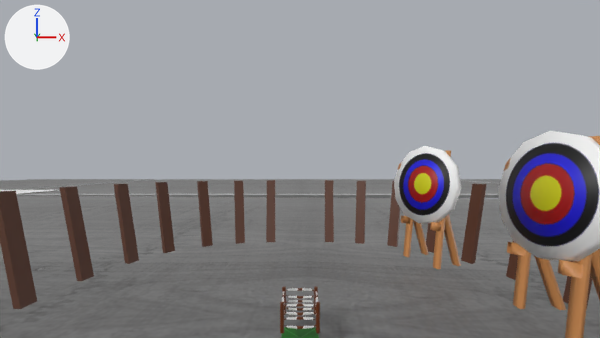
Renders of the Blender file Models/Characters/stick.blend from each side of a commit.
Both versions are drawn from the file's camera 'Camera'. Lighting does not change. The marker at upper left points along +X, +Y and +Z.

Objects in the first picture: 'BowTrainingGround', 'Cube.002', 'Tables'.
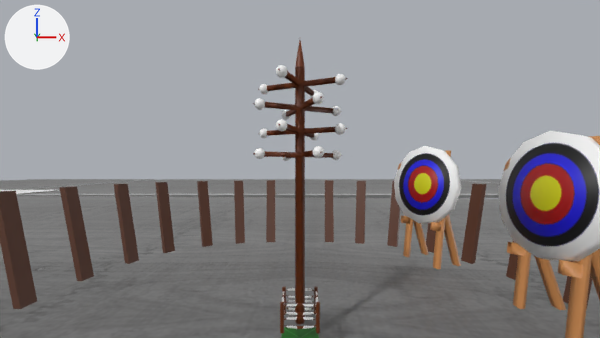
Where the change shows, as pixel boxes [x1, y1, x2, y2] in the pictures (600 x 338 px):
'Sticks', shown (brown)
    after: [253, 40, 348, 324]
'Circles', shown
    after: [255, 64, 346, 161]

The edits, one by one:
Picture 'stickResource.png' (img_stickresource_png) is new.
Picture 'circleResource.png' (img_circleresource_png) is new.
Material 'stickResource.png' (mat_stickresource_png) is new.
Its texture is img_stickresource_png.
Material 'circleResource.png' (mat_circleresource_png) is new.
Its texture is img_circleresource_png.
me_cylinder_004 has 1089 vertices, 1168 faces and spans x -2.28..2.28, y -2.28..2.28, z -5.16..8.7.
me_cylinder_004 no longer uses material mat_untitled2 (grey #bcbcbc).
me_cylinder_004 now uses material mat_circleresource_png (picture img_circleresource_png).
me_cylinder_002 has 177 vertices, 208 faces and spans x -2.4..2.4, y -2.4..2.4, z -5.2..10.0.
me_cylinder_002 now uses material mat_stickresource_png (picture img_stickresource_png).
Object 'Circles' (ob_circles) is now shown.
Object 'Sticks' (ob_sticks) is now shown.
